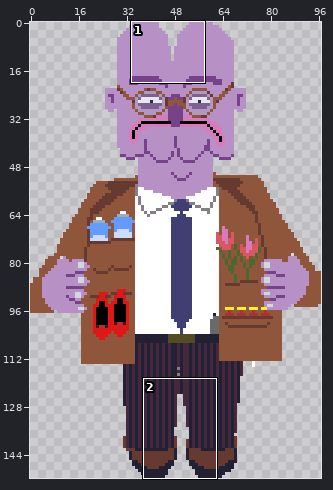
Sprite sheet, stored at Sprites/Merchant/MerchantSell.png. The picture above shows the old version from afar; the outline marks the close-up.
Close-up. As it was:
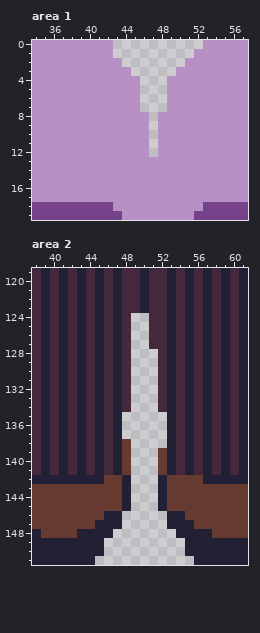
The file is 97x152 pixels. Shown: area 1: x 34..57, y 0..19; area 2: x 38..61, y 119..151. The commit also changed other parts of the picture, which this record leaves out.
And afterwards:
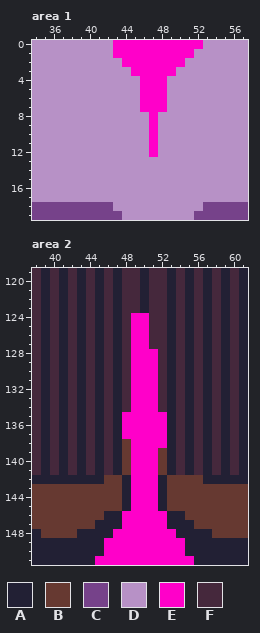
Palette (. is transparent): A #222034  B #663931  C #76428a  D #b791c6  E #ff00c9  F #45283c
Diff:
Changed rows in their new state; - is an unchanged pixel.
Area 1:
first column x 43:
 0 EEEEEEEEEE
 1 EEEEEEEEE-
 2 -EEEEEEE--
 3 --EEEEE---
 4 ---EEE----
 5 ---EEE----
 6 ---EEE----
 7 ---EEE----
 8 ----E-----
 9 ----E-----
10 ----E-----
11 ----E-----
12 ----E-----
Area 2:
first column x 45:
124 ----EE-----
125 ----EE-----
126 ----EE-----
127 ----EE-----
128 ----EEE----
129 ----EEE----
130 ----EEE----
131 ----EEE----
132 ----EEE----
133 ----EEE----
134 ----EEE----
135 ---EEEEE---
136 ---EEEEE---
137 ---EEEEE---
138 ----EEEE---
139 ----EEE----
140 ----EEE----
141 ----EEE----
142 ----EEE----
143 ----EEE----
144 ----EEE----
145 ----EEE----
146 ---EEEEE---
147 ---EEEEE---
148 --EEEEEEE--
149 -EEEEEEEEE-
150 -EEEEEEEEE-
151 EEEEEEEEEEE
Where, in picture pixels (left, top, right, bottom), the same in both close-ups:
added: (113, 40, 203, 157)
added: (95, 313, 194, 565)
